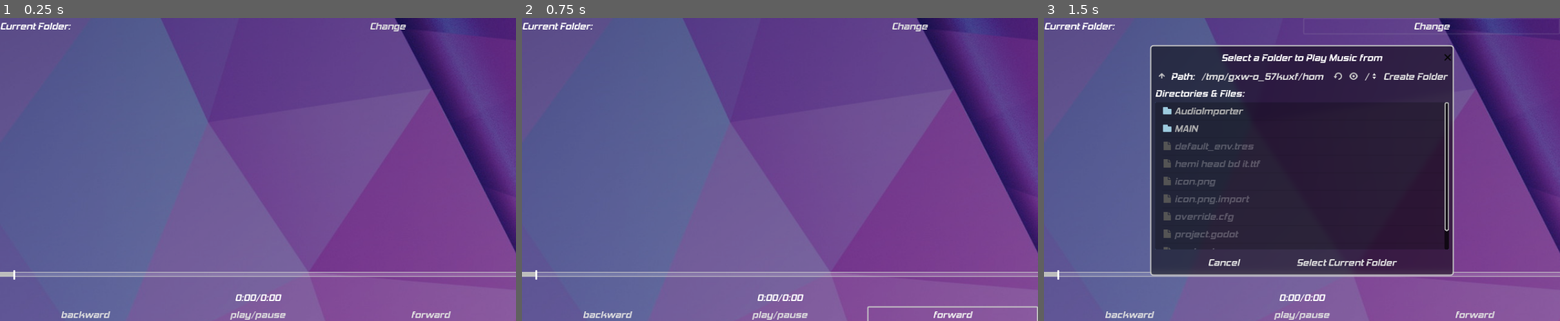
Above: before the commit, frames 1-3 (left to right).
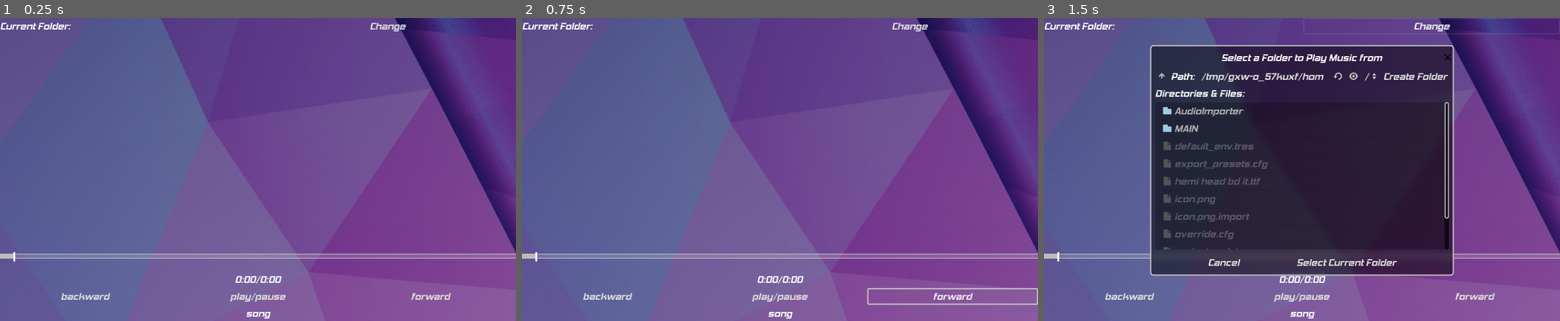
Above: after the commit, the same moments.

Repository: gerblesh/simple-music-player
Game: Godot game, scene res://MAIN/MAIN.tscn
Two runs of this game, one before a commit and one after it. Both use one fixed random seed, a clock stepped at 60 frames per second and the inputs below.
Inputs:
- Up to frame 1 (0.25 s): no input
- Up to frame 2 (0.75 s): click "forward" at 0.5 s
- Up to frame 3 (1.5 s): click "Change" at 1.25 s

The runs differ from the first frame. In frame 1, 4.3% of the frame differs, in the area x 0-100%, y 77-100%; in frame 2, 4.8%; in frame 3, 3.2%.
Error in both runs: Invalid get index '0' (on base: 'Array'). (res://MAIN/UI)

Commit message:
slight tweaks

Diff:
--- a/MAIN/MAIN.tscn
+++ b/MAIN/MAIN.tscn
@@ -49,11 +49,11 @@
 stretch_mode = 3
 
 [node name="controls" type="VBoxContainer" parent="."]
-anchor_top = 0.832
+anchor_top = 0.737
 anchor_right = 1.0
-anchor_bottom = 1.025
-margin_top = -17.664
-margin_bottom = -17.55
+anchor_bottom = 1.0
+margin_top = 0.0259705
+margin_bottom = -4.0
 
 [node name="time" type="HSlider" parent="controls"]
 margin_right = 850.0
@@ -105,14 +105,14 @@
 [node name="songs" type="ScrollContainer" parent="."]
 anchor_top = 0.1
 anchor_right = 1.0
-anchor_bottom = 0.787
+anchor_bottom = 0.719
 margin_top = -0.200001
-margin_bottom = -0.0740356
+margin_bottom = 0.0619812
 focus_neighbour_bottom = NodePath("../controls/time")
 
 [node name="song container" type="VBoxContainer" parent="songs"]
 margin_right = 850.0
-margin_bottom = 345.0
+margin_bottom = 311.0
 size_flags_horizontal = 3
 size_flags_vertical = 3
 
Not shown, added: export_presets.cfg
